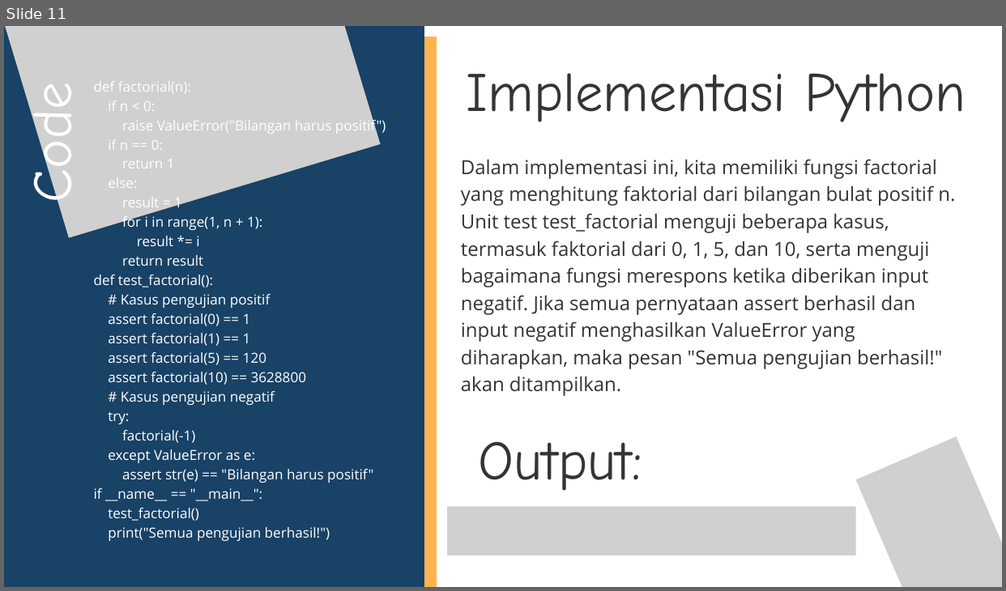
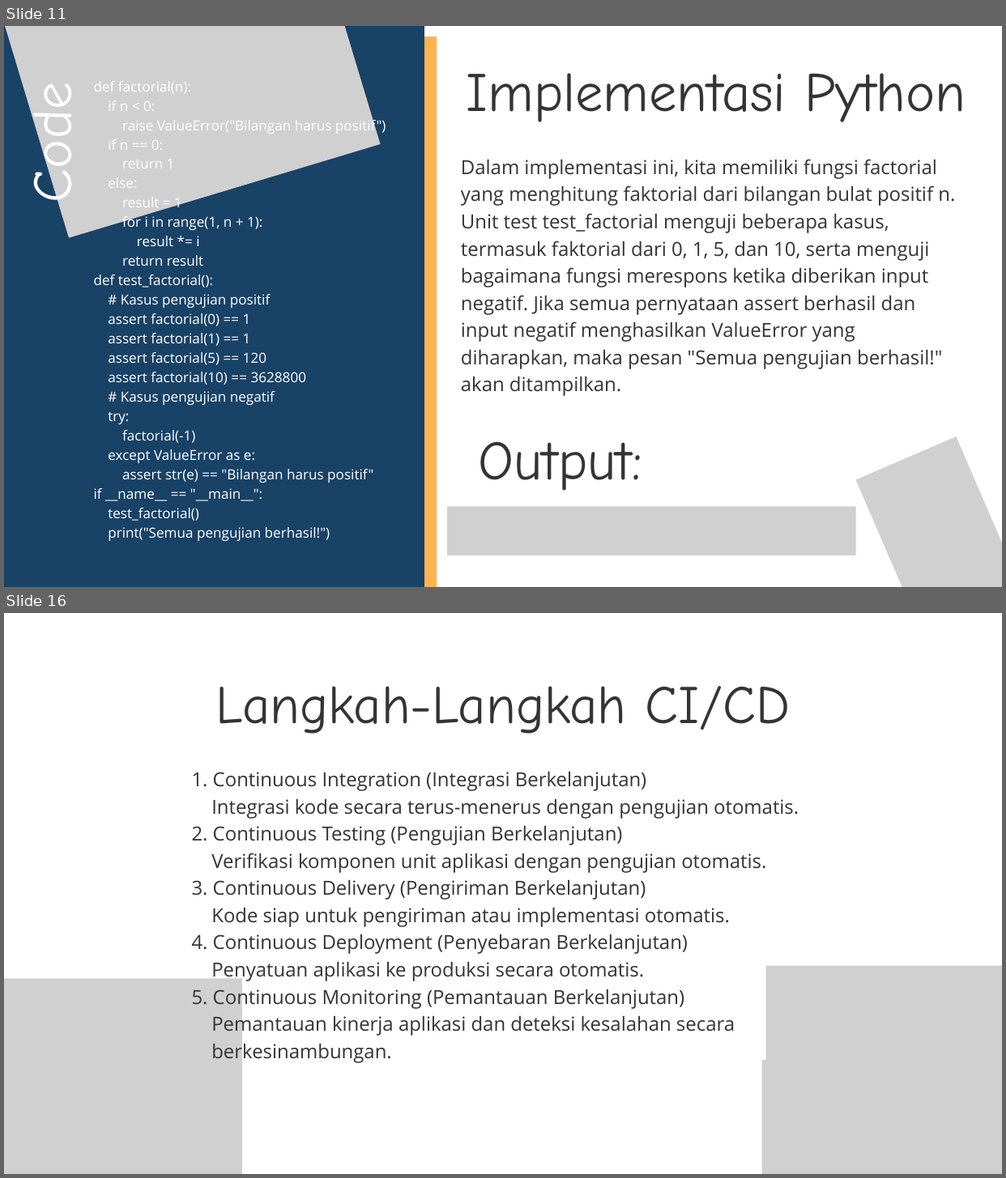
Before and after one commit to irwannurhidayat/UTS_TESTINGQA_IRWANNURHIDAYAT, a slide deck: Whitebox testing dan Unit Test.pptx. Shown one above the other, each under a label of ours: slide 11 before the commit, slides 11 and 16 after it; the slides between them are not shown. The pictures are 1006x591 and 1006x1178 pixels, drawn with LibreOffice and Linux fonts; fonts in the diff are those of the drawing; grey boxes stand for pictures. Boxes give left, top, right and bottom in pixels: in the first picture for what was removed or moved away, otherwise in the second. Text is boxed around its words. In the diff, an @@ line names an element or a change of style, - is before the commit and + after.

```diff
--- a/Whitebox testing dan Unit Test.pptx
+++ b/Whitebox testing dan Unit Test.pptx
@@ slide 16 added at (x1=4, y1=613, x2=1002, y2=1174), background #FFFFFF @@
@@ text added at (x1=216, y1=686, x2=790, y2=734), 78 pt, text #343434 @@
+Langkah-Langkah CI/CD
@@ text added at (x1=192, y1=771, x2=799, y2=1064), 28 pt, text #343434 @@
+1. Continuous Integration (Integrasi Berkelanjutan)
+Integrasi kode secara terus-menerus dengan pengujian otomatis.
+2. Continuous Testing (Pengujian Berkelanjutan)
+Verifikasi komponen unit aplikasi dengan pengujian otomatis.
+3. Continuous Delivery (Pengiriman Berkelanjutan)
+Kode siap untuk pengiriman atau implementasi otomatis.
+4. Continuous Deployment (Penyebaran Berkelanjutan)
+Penyatuan aplikasi ke produksi secara otomatis.
+5. Continuous Monitoring (Pemantauan Berkelanjutan)
+Pemantauan kinerja aplikasi dan deteksi kesalahan secara
+berkesinambungan.
@@ picture added at (x1=766, y1=966, x2=1002, y2=1174) @@
@@ picture added at (x1=4, y1=979, x2=242, y2=1174) @@
@@ picture added at (x1=4, y1=1005, x2=186, y2=1174) @@
@@ picture added at (x1=762, y1=1060, x2=1002, y2=1174) @@
```
Also in this commit, not shown: 5 other slides added.
